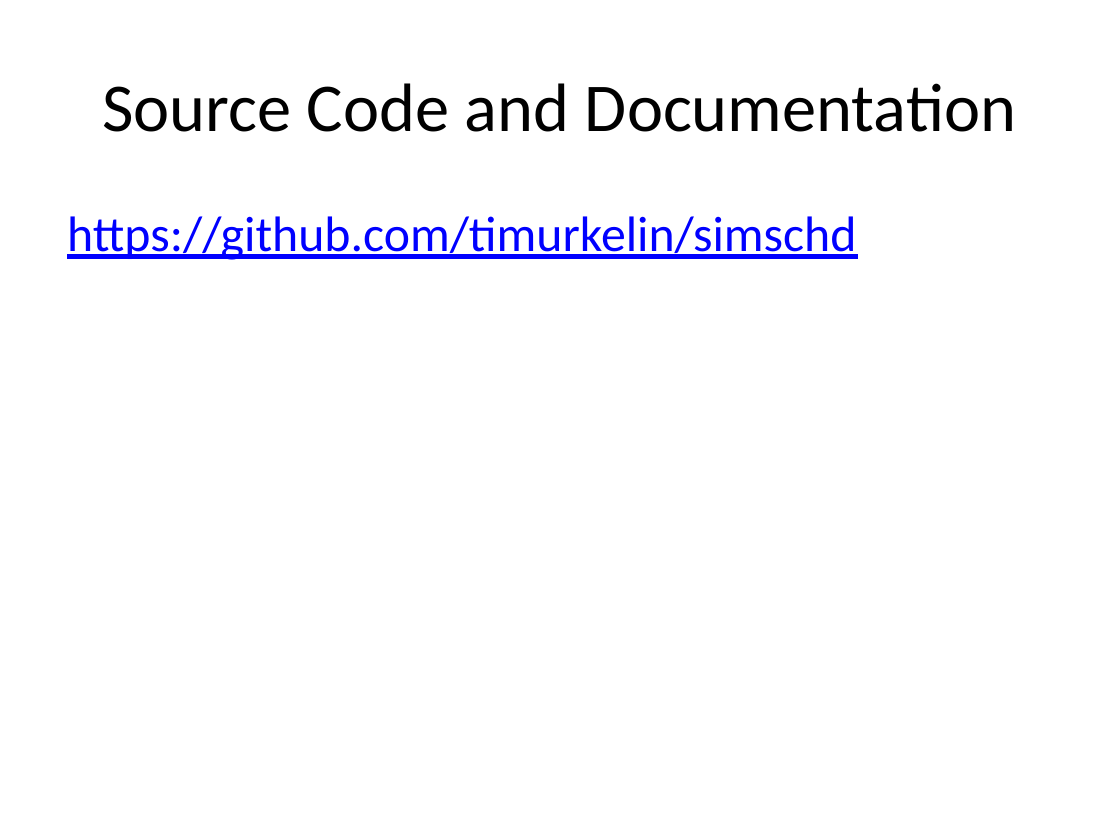
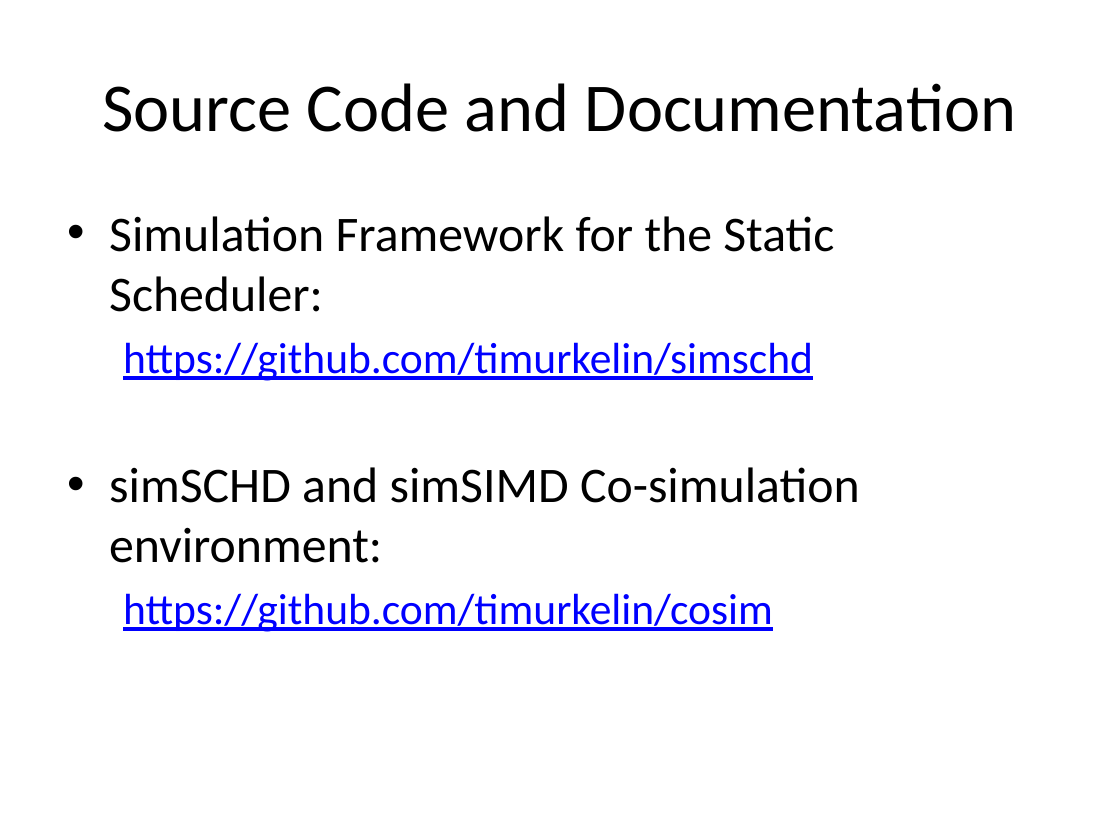
Before and after one commit to timurkelin/simschd, a slide deck: slide 20 of doc/simschd.pptx. Drawn at 1120x840 pixels with LibreOffice and Linux fonts; fonts in the diff are those of the drawing; background and template pictures are left out. Boxes give left, top, right and bottom in pixels: in the first picture for what was removed or moved away, otherwise in the second. Text is boxed around its words. In the diff, an @@ line names an element or a change of style, - is before the commit and + after.

Commit message:
Update

```diff
--- a/doc/simschd.pptx
+++ b/doc/simschd.pptx
@@ text at (109, 216, 834, 312): paragraph added @@
+• Simulation Framework for the Static Scheduler:
@@ text at (123, 342, 813, 381): size 32 to 28 pt in "https://github.com/timurkelin/simschd"; list level 1 to 2 in "https://github.com/timurkelin/simschd" @@
@@ text at (109, 467, 860, 632): paragraphs added @@
+• simSCHD and simSIMD Co-simulation environment:
+  https://github.com/timurkelin/cosim
```
